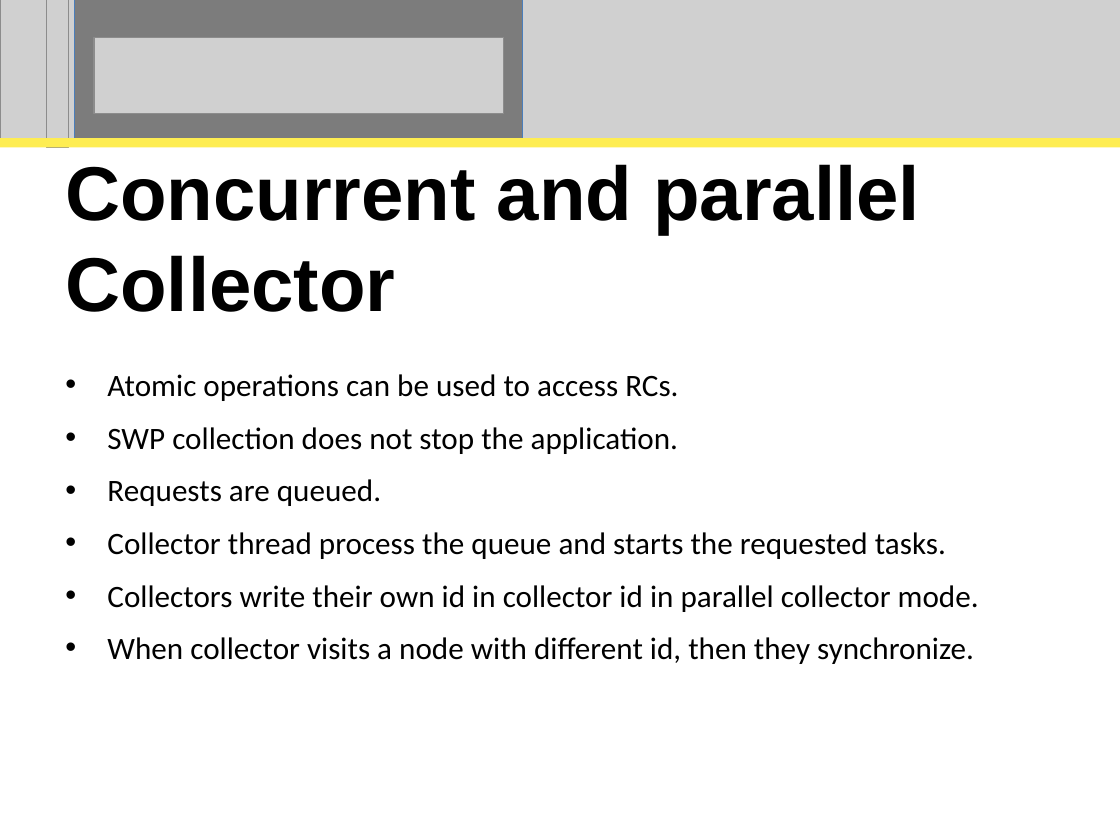
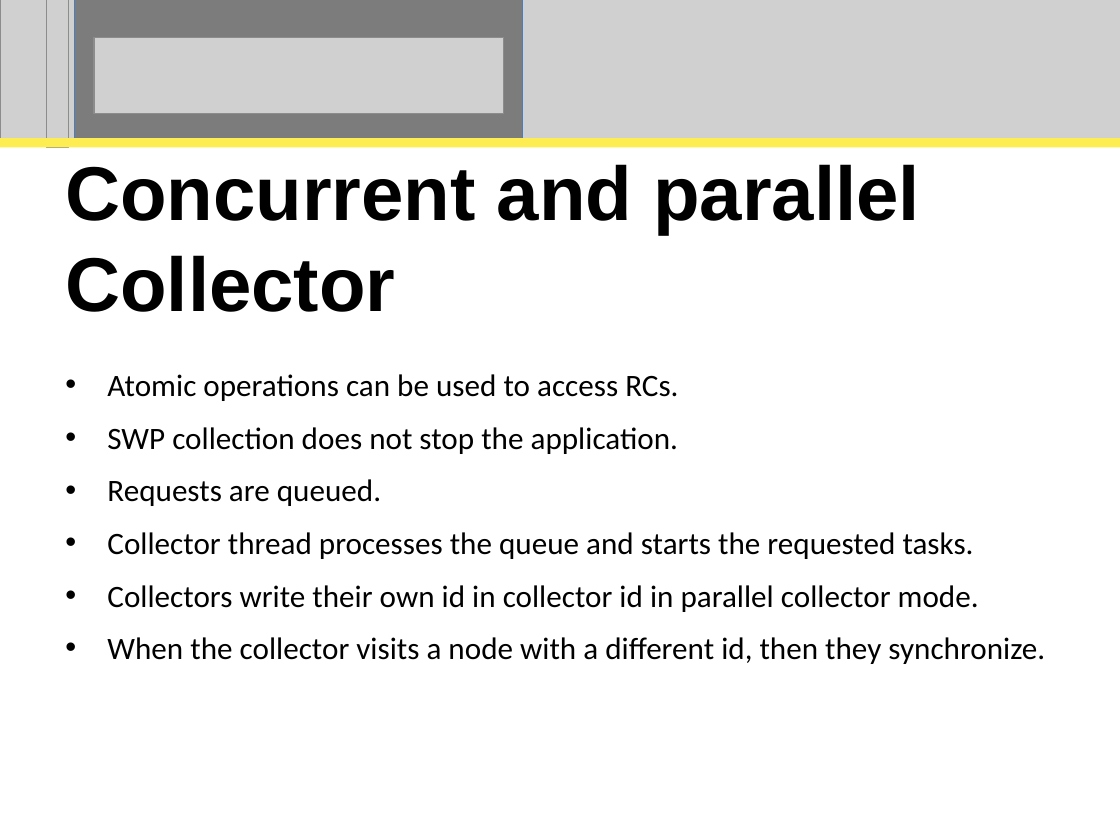
Before and after one commit to perpetualcoder/thesis, a slide deck: slide 51 of thesisppt/defense.ppt. Drawn at 1120x840 pixels with LibreOffice and Linux fonts; fonts in the diff are those of the drawing; grey boxes stand for pictures. Boxes give left, top, right and bottom in pixels: in the first picture for what was removed or moved away, otherwise in the second. Text is boxed around its words. In the diff, an @@ line names an element or a change of style, - is before the commit and + after.

```diff
--- a/thesisppt/defense.ppt
+++ b/thesisppt/defense.ppt
@@ subtitle at (x1=107, y1=532, x2=974, y2=559): text changed @@
-• Collector thread process the queue and starts the requested tasks.
+• Collector thread processes the queue and starts the requested tasks.
@@ subtitle at (x1=107, y1=637, x2=1045, y2=664): text changed @@
-• When collector visits a node with different id, then they synchronize.
+• When the collector visits a node with a different id, then they synchronize.
```
Also in this commit, not shown: 26 other slides changed, 1 other file.
